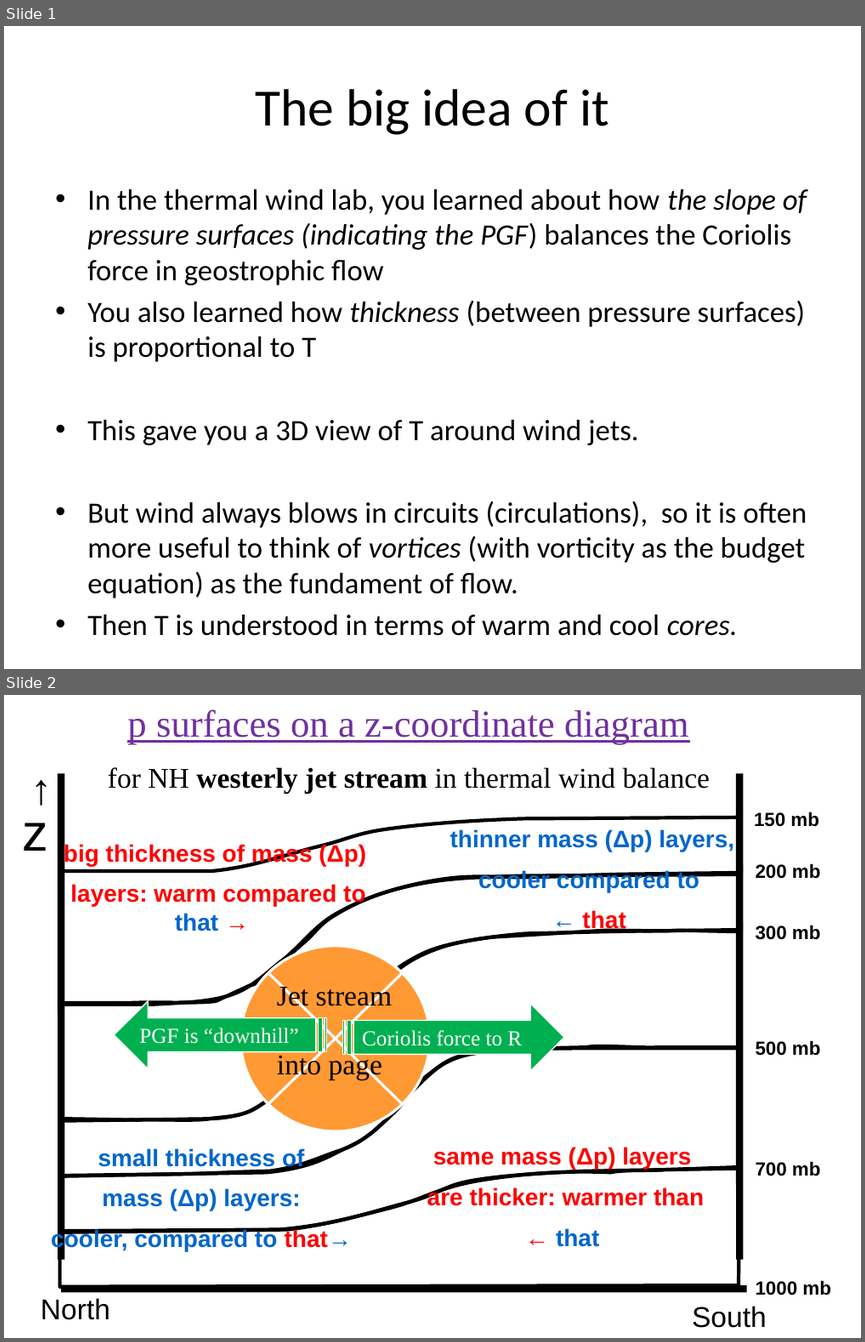
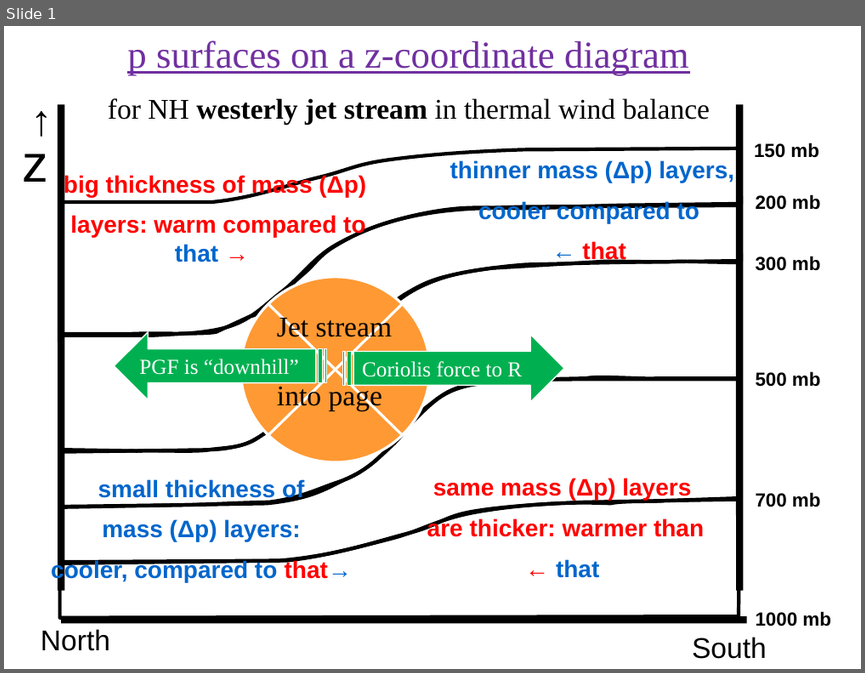
Before and after one commit to ATMOcanes/ATM651_2020, a slide deck: Class_sessions/2020_Warm-coolCore_Vortices.pptx. Shown one above the other, each under a label of ours: slides 1 and 2 before the commit, slide 1 after it. The pictures are 865x1342 and 865x673 pixels, drawn with LibreOffice and Linux fonts; fonts in the diff are those of the drawing. Boxes give left, top, right and bottom in pixels: in the first picture for what was removed or moved away, otherwise in the second. Text is boxed around its words. In the diff, an @@ line names an element or a change of style, - is before the commit and + after.

```diff
--- a/Class_sessions/2020_Warm-coolCore_Vortices.pptx
+++ b/Class_sessions/2020_Warm-coolCore_Vortices.pptx
@@ slide 1 removed at (x1=4, y1=26, x2=861, y2=669), background #FFFFFF @@
@@ title removed at (x1=255, y1=89, x2=609, y2=135) @@
-The big idea of it
@@ text removed at (x1=87, y1=189, x2=806, y2=635) @@
-• In the thermal wind lab, you learned about how the slope of pressure surfaces (indicating the PGF) balances the Coriolis force in geostrophic flow
-• You also learned how thickness (between pressure surfaces) is proportional to T
-• This gave you a 3D view of T around wind jets.
-• But wind always blows in circuits (circulations), so it is often more useful to think of vortices (with vorticity as the budget equation) as the fundament of flow.
-• Then T is understood in terms of warm and cool cores.
@@ what was slide 2 is now slide 1 @@
```
Also in this commit, not shown: 13 other slides removed, 2 other files.
